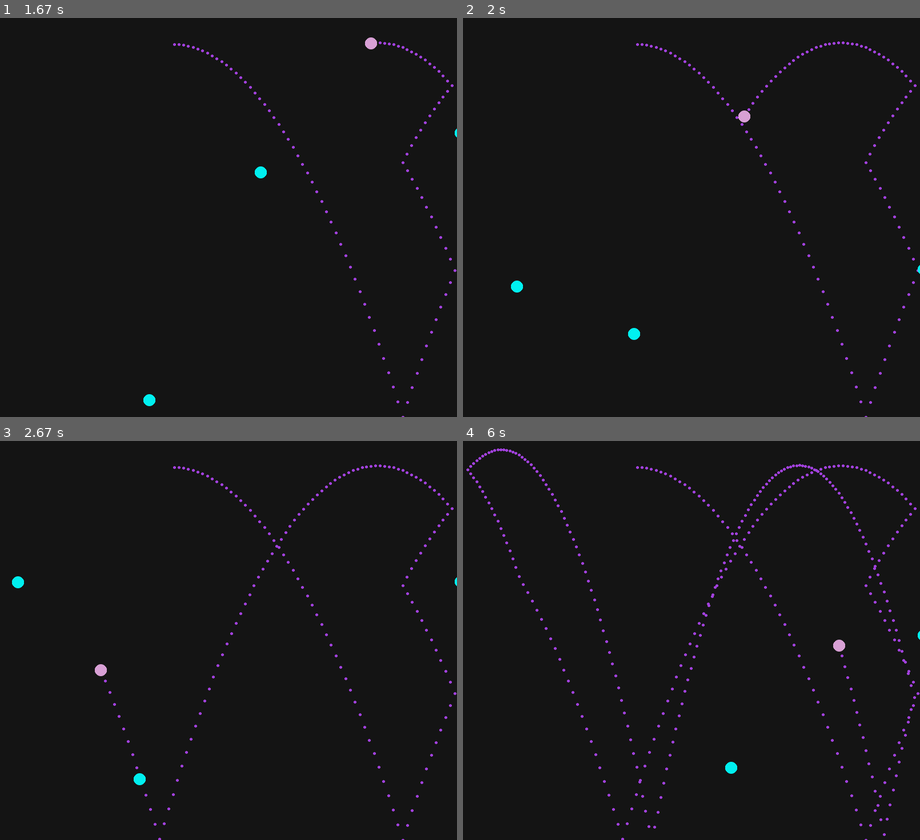
Above: before the commit, frames 1-4 (two rows, left to right).
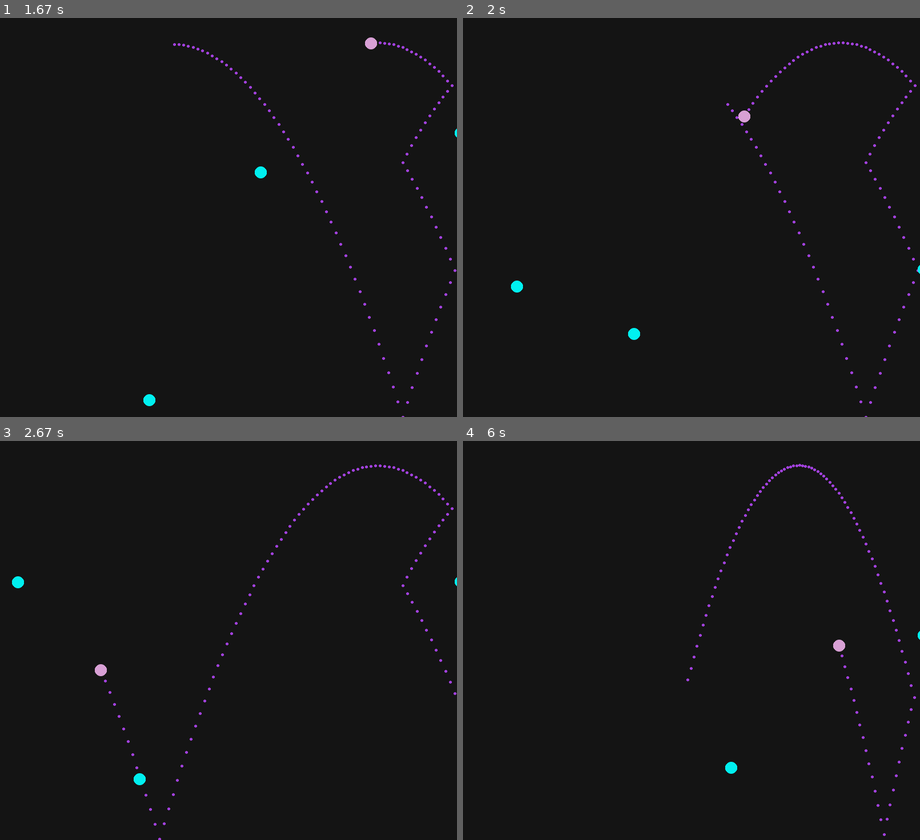
Above: after the commit, the same moments.

Repository: nmaszin/kulki
Game: pygame game, started from main.py
The game is run twice, just before and just after one commit, with the same random seed, the same clock (stepped at 60 frames per second) and the same inputs.
Inputs:
- Up to frame 1 (1.67 s): no input
- Up to frame 2 (2 s): no input
- Up to frame 3 (2.67 s): no input
- Up to frame 4 (6 s): no input

Frame 1 is identical in both runs. In frame 2, less than 0.1% of the frame differs, in the area x 37-58%, y 6-21%; in frame 3, 0.2%; in frame 4, 1.0%, in the area x 0-100%, y 1-100%.

Commit message:
Track only a few previous positions

Diff:
--- a/app/simulation/ball.py
+++ b/app/simulation/ball.py
@@ -1,5 +1,6 @@
 import pygame
 import pygame.gfxdraw
+from collections import deque
 
 from app.math.point import Point
 from app.math.vector import Vector
@@ -127,14 +128,19 @@
     )
 
 class TrackedBall(DrawableBall):
+  TRACK_SIZE = 100
+
   def __init__(self, position, radius, velocity, acceleration, color, track_color):
     super().__init__(position, radius, velocity, acceleration, color)
     self.track_color = track_color
-    self.previous_positions = []
+    self.previous_positions = deque([])
 
   def update(self, time_delta):
     self.previous_positions.append(self.position)
     super().update(time_delta)
+
+    if len(self.previous_positions) > self.TRACK_SIZE:
+      self.previous_positions.popleft()
 
   def draw(self, surface):
     for position in self.previous_positions:
